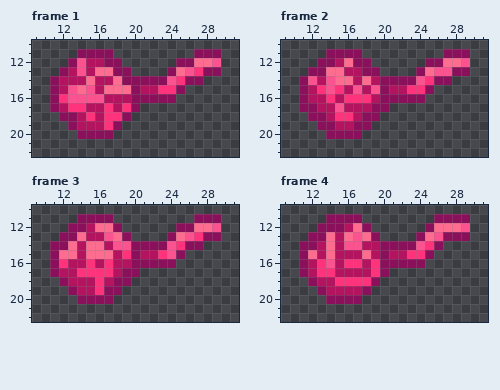
Two states of a pixel-art file, Assets/Assety/PLAYER_wloczka/klebek/odwijanie_zawijanie/wloczka14_spin_anim.aseprite. Above: the version before the commit.
32x32 pixels, 8 frames. Shown: frame 1: x 9..31, y 10..22; frame 2: x 9..31, y 10..22; frame 3: x 9..31, y 10..22; frame 4: x 9..31, y 10..22. The old version is drawn lined up with the new one. The commit also changed other frames, which this record leaves out.
New version:
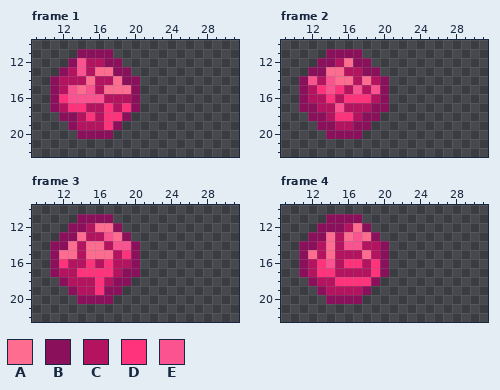
Palette (. is transparent): A #fe6c90  B #8b105c  C #b41360  D #ff327c  E #fa5390
The edit:
whole drawing moved by -2,-4 (the old picture is shown already moved)
--- frame 1
@@ x 19..31 @@
 10 .............
-11 ........BBB..
-12 ......BBAAE..
-13 B....BAEDBB..
-14 BBBBBEDBB....
-15 ABCCDDB......
-16 CBBBBB.......
+11 .............
+12 .............
+13 B............
+14 BB...........
+15 AB...........
+16 CB...........
 17 DB...........
--- frame 2
@@ x 19..31 @@
 10 .............
-11 ........BBB..
-12 ......BBAAE..
-13 B....BAEEBB..
-14 CBBBBEDBB....
-15 EBCCDDB......
-16 CBBBBB.......
+11 .............
+12 .............
+13 B............
+14 CB...........
+15 EB...........
+16 CB...........
 17 BB...........
--- frame 3
@@ x 19..31 @@
 10 .............
-11 ........BBB..
-12 ......BBAAE..
-13 B....BAEDBB..
-14 EBBBBEDBB....
-15 DBCCDEB......
-16 CBBBBB.......
+11 .............
+12 .............
+13 B............
+14 EB...........
+15 DB...........
+16 CB...........
 17 BB...........
--- frame 4
@@ x 19..31 @@
 10 .............
-11 .......BBBB..
-12 ......BAAAE..
-13 B....BAEBBB..
-14 CBBBBEDB.....
-15 CBCCDDB......
-16 DBBBBB.......
+11 .............
+12 .............
+13 B............
+14 CB...........
+15 CB...........
+16 DB...........
 17 DB...........
Pixel boxes of the changes (left, top, right, bottom) in both pictures:
erased: (140, 49, 221, 103)
erased: (389, 49, 470, 103)
erased: (140, 214, 221, 268)
erased: (389, 214, 470, 268)
